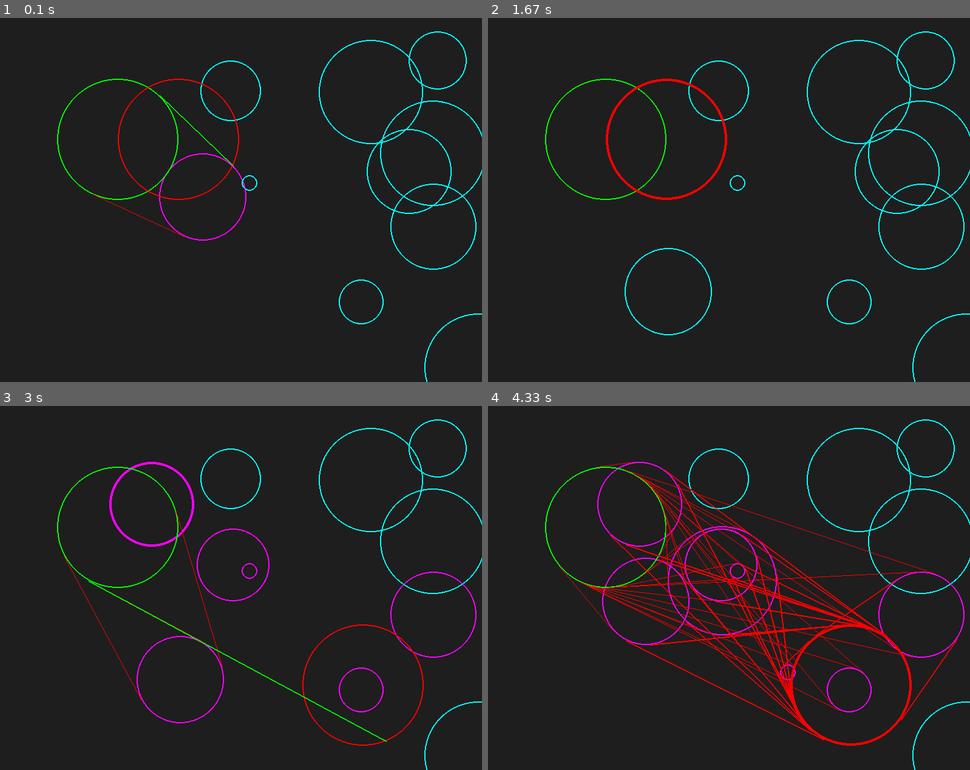
Above: before the commit, frames 1-4 (two rows, left to right).
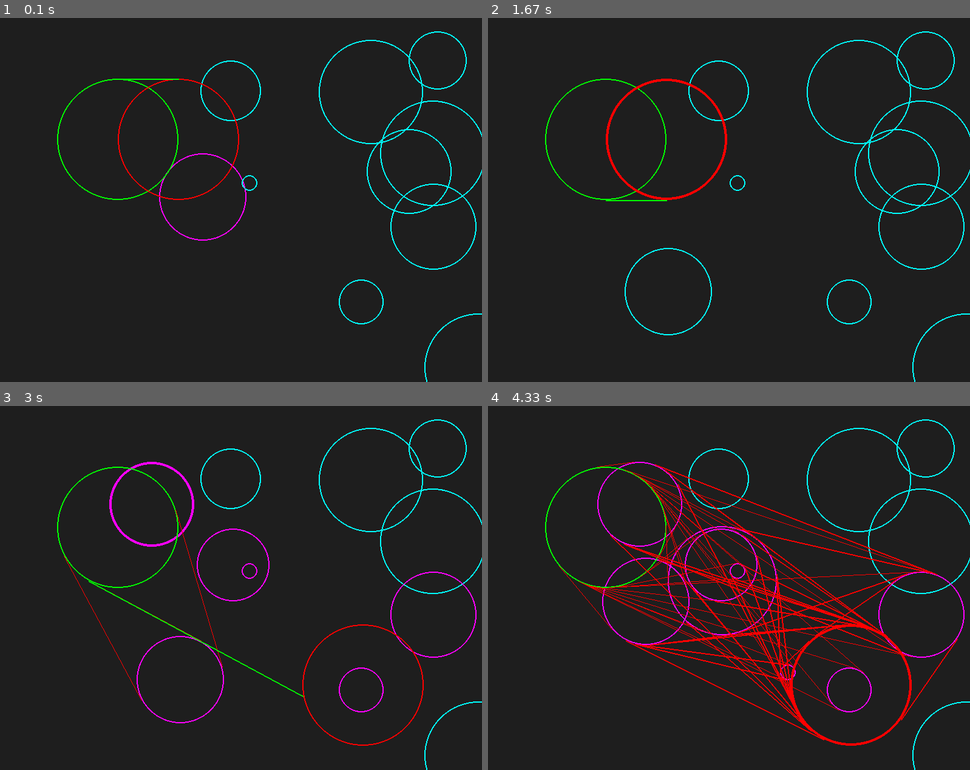
Above: after the commit, the same moments.

Repository: FinleyDavies/Misc-Python
Game: pygame game, started from pygame_experiments/tangent raycasting/main.py
Two runs of this game, one before a commit and one after it. Both use one fixed random seed, a clock stepped at 60 frames per second and the inputs below.
Inputs (mouse positions are in pixels of both pictures, inside the frame that each line leads up to):
- Up to frame 1 (0.1 s): no input
- Up to frame 2 (1.67 s): click (729, 200) at 0.38 s; tap Enter at 0.67 s; press the mouse at (729, 200) at 1.03 s; move the mouse to (714, 247) at 1.13 s; release the mouse at (704, 294) at 1.27 s; click (709, 138) at 1.38 s
- Up to frame 3 (3 s): press the mouse at (221, 526) at 1.7 s; move the mouse to (313, 606) at 1.8 s; release the mouse at (409, 682) at 1.93 s; click (390, 580) at 2.05 s; tap Space at 2.33 s; press the mouse at (390, 580) at 2.7 s; move the mouse to (260, 551) at 2.8 s; release the mouse at (134, 522) at 2.93 s
- Up to frame 4 (4.33 s): click (656, 693) at 3.05 s; press the mouse at (656, 693) at 3.37 s; move the mouse to (642, 653) at 3.47 s; release the mouse at (632, 617) at 3.6 s; tap Space at 3.73, 4.03 s; click (680, 573) at 3.75 s; click (815, 708) at 4.22 s

The runs differ from the first frame. In frame 1, 0.1% of the frame differs, in the area x 19-49%, y 16-61%; in frame 2, less than 0.1%; in frame 3, less than 0.1%; in frame 4, 0.8%, in the area x 28-94%, y 16-76%.

Commit message:
fixed bug where there would be false positive if an obstacle intersects source and another intersects the target.

Diff:
--- a/pygame_experiments/tangent raycasting/main.py
+++ b/pygame_experiments/tangent raycasting/main.py
@@ -102,10 +102,11 @@
         intersections = circle_line_intersection(c[0], c[1], c[2], ray[0], ray[1], ray[2], ray[3], ub=False)
         if intersections:
             for intersection in intersections:
-                if not first_intersection is None:
+                if first_intersection[0] is None:
                     first_intersection = (intersection, index)
                 else:
-                    if abs(intersection[0] - ray[0]) < abs(first_intersection[0][0] - ray[0]):
+                    if abs(intersection[0] - ray[0]) < abs(first_intersection[0][0] - ray[0]) or abs(
+                            intersection[1] - ray[1]) < abs(first_intersection[0][1] - ray[1]):
                         first_intersection = (intersection, index)
     return first_intersection
 
@@ -113,9 +114,10 @@
 def is_visible(target, source, obstacles, screen):
     # calculate all tangents from source to target:
     tangents = get_tangents(source[0], source[1], source[2], target[0], target[1], target[2])
-    # check if the target is visible
+    # check if the target is directly visible
     for t in tangents:
-        if not get_first_intersection(obstacles, t):
+        if get_first_intersection(obstacles, t) == (None, None):
+            pygame.draw.line(screen, (0, 255, 0), (t[0], t[1]), (t[2], t[3]), 2)
             return t
 
     for index, c in enumerate(obstacles):
@@ -124,29 +126,50 @@
             # remove current from obstacles to prevent intersection with tangent:
             obstacles_excluding_current = obstacles[:index] + obstacles[index + 1:]
             point, obstacle = get_first_intersection([target] + obstacles_excluding_current, t)
-            #draw unsuccessful rays:
+            # draw unsuccessful rays:
             pygame.draw.line(screen, (255, 0, 0), (t[0], t[1]), (t[2], t[3]), 1)
             if point is not None and obstacle == 0:
                 pygame.draw.line(screen, (0, 255, 0), (t[0], t[1]), point, 2)
                 return t
 
-    #repeat the process for the target:
+    # repeat the process for the target:
     for index, c in enumerate(obstacles):
         tangents = get_tangents(target[0], target[1], target[2], c[0], c[1], c[2])
         for t in tangents:
             # remove current from obstacles to prevent intersection with tangent:
             obstacles_excluding_current = obstacles[:index] + obstacles[index + 1:]
             point, obstacle = get_first_intersection([source] + obstacles_excluding_current, t)
-            #draw unsuccessful rays:
+            # draw unsuccessful rays:
             pygame.draw.line(screen, (255, 0, 0), (t[0], t[1]), (t[2], t[3]), 2)
             if point is not None and obstacle == 0:
                 pygame.draw.line(screen, (0, 255, 0), (t[0], t[1]), point, 2)
                 return t
 
     # start checking tangents between obstacles:
-
-
-
+    for index, c in enumerate(obstacles):
+        for index2, c2 in enumerate(obstacles):
+            if index != index2:
+                tangents = get_tangents(c[0], c[1], c[2], c2[0], c2[1], c2[2])
+                for t in tangents:
+                    obstacles_excluding_current = [ob for i, ob in enumerate(obstacles) if i != index and i != index2]
+                    point1, obstacle1 = get_first_intersection([source, target] + obstacles_excluding_current, t)
+                    # cast ray in other direction:
+                    point2, obstacle2 = get_first_intersection([source, target] + obstacles_excluding_current,
+                                                               [t[2], t[3], t[0], t[1]])
+                    # if obstacles are source and target, success:
+                    if obstacle1 is None or obstacle2 is None:
+                        pygame.draw.line(screen, (255, 0, 0), (t[0], t[1]), (t[2], t[3]), 2)
+                        continue
+                    if obstacle1 + obstacle2 == 1:  # one obstacle is source and one is target
+                        # false positive when obstacles are intersecting source and target
+                        # if both intersection points are on the same side of the line, it is a false positive:
+                        if (point1[0] - t[0]) * (point2[0] - t[0]) > 0 and (point1[1] - t[1]) * (
+                                point2[1] - t[1]) > 0:
+                            pygame.draw.line(screen, (255, 0, 0), (t[0], t[1]), (t[2], t[3]), 2)
+                            continue
+                        pygame.draw.line(screen, (0, 255, 0), (t[0], t[1]), point1, 2)
+                        pygame.draw.line(screen, (0, 255, 0), (t[2], t[3]), point2, 2)
+                        return t
 
 
 def main():
@@ -157,7 +180,6 @@
     position = (200, 200)
     # create list of 10 random circles:
 
-
     source = Circle(200, 200, 100)
     source.set_color((0, 255, 0))
     target = Circle(300, 200, 100)
@@ -168,6 +190,9 @@
 
     selected = None
     last_selected = source
+
+    print(
+        "Press space to add a random circle, scroll to change radius, click and drag to move, press backspace to remove last selected")
     while running:
         for event in pygame.event.get():
             if event.type == pygame.QUIT:
@@ -175,7 +200,7 @@
             if event.type == pygame.KEYDOWN:
                 if event.key == pygame.K_SPACE:
                     circles.append(Circle(random.randint(0, 800), random.randint(0, 600), random.randint(10, 100)))
-                elif event.key == pygame.K_DELETE:
+                elif event.key == pygame.K_BACKSPACE:
                     circles.remove(last_selected)
                     last_selected = source
             elif event.type == pygame.MOUSEBUTTONDOWN:
@@ -187,7 +212,6 @@
                             selected = c
                             selected.set_weight(4)
 
-
                 if event.button == 4 and last_selected is not None:
                     last_selected.increase_radius(10)
                 if event.button == 5 and last_selected is not None:
@@ -196,7 +220,6 @@
                 if event.button == 1:
                     selected = None
 
-
         if selected is not None:
             delta = pygame.mouse.get_rel()
             selected.move(selected.x + delta[0], selected.y + delta[1])
@@ -208,13 +231,6 @@
         tangents = get_tangents(source.x, source.y, source.r, target.x, target.y, target.r)
         poly = Polygon(((tangents[0][0], tangents[0][1]), (tangents[1][0], tangents[1][1]),
                         (tangents[1][2], tangents[1][3]), (tangents[0][2], tangents[0][3])))
-
-        # pygame.draw.polygon(screen, (255, 255, 255), poly.exterior.coords, 2)
-        # for t in tangents:
-        #     pygame.draw.line(screen, (255, 255, 255), (t[0], t[1]), (t[2], t[3]), 2)
-        #     hit = get_first_intersection([(c.x, c.y, c.r) for c in circles], t)
-        #     if hit:
-        #         pygame.draw.circle(screen, (255, 255, 0), (hit[0][0], hit[0][1]), 5)
 
         obstacles = []
         for c in circles:
@@ -229,7 +245,6 @@
 
         los = is_visible((target.x, target.y, target.r), (source.x, source.y, source.r), obstacles, screen)
 
-
         pygame.display.flip()
         clock.tick(60)
 
